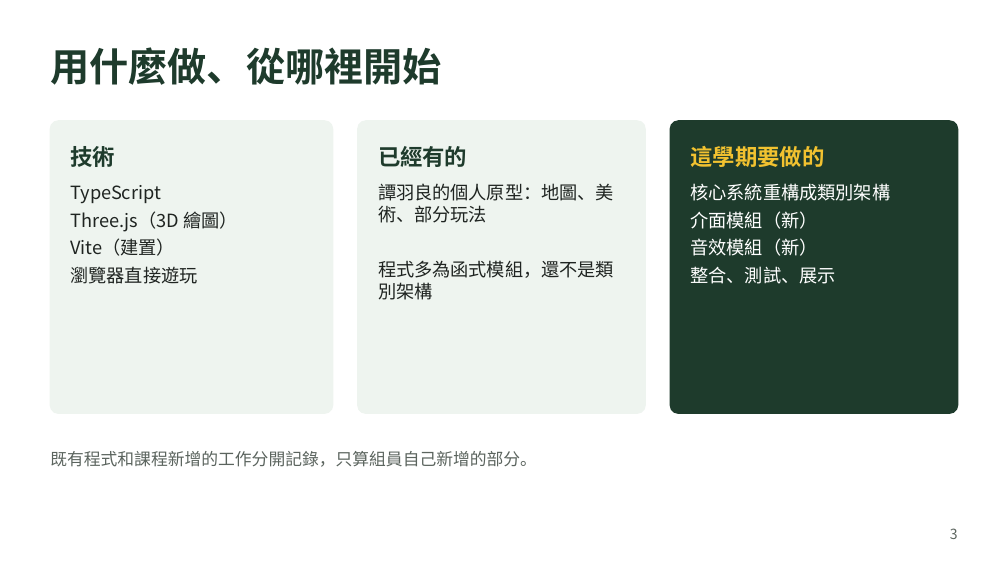
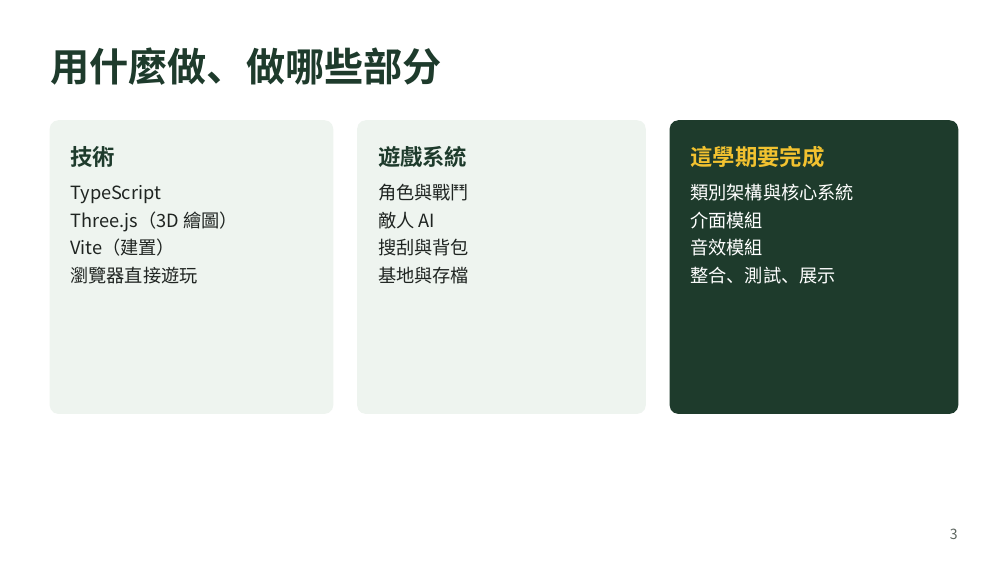
Before and after one commit to MoobyMoo/AOOP_Final_Project_Group_1, a slide deck: slide 3 of docs/AOOP_Group1_Build_Plan.pptx. Drawn at 1008x567 pixels with LibreOffice and Linux fonts; fonts in the diff are those of the drawing. Boxes give left, top, right and bottom in pixels: in the first picture for what was removed or moved away, otherwise in the second. Text is boxed around its words. In the diff, an @@ line names an element or a change of style, - is before the commit and + after.

```diff
--- a/docs/AOOP_Group1_Build_Plan.pptx
+++ b/docs/AOOP_Group1_Build_Plan.pptx
@@ text at box(50, 47, 441, 85): text changed @@
-用什麼做、從哪裡開始
+用什麼做、做哪些部分
@@ text at box(378, 146, 467, 167): text changed @@
-已經有的
+遊戲系統
@@ text at box(690, 146, 824, 167): text changed @@
-這學期要做的
+這學期要完成
@@ text at box(378, 183, 469, 284): text changed @@
-譚羽良的個人原型：地圖、美術、部分玩法
-程式多為函式模組，還不是類別架構
+角色與戰鬥
+敵人 AI
+搜刮與背包
+基地與存檔
@@ text at box(690, 183, 853, 256): text changed @@
-核心系統重構成類別架構
-介面模組（新）
-音效模組（新）
+類別架構與核心系統
+介面模組
+音效模組
@@ text removed at box(50, 451, 537, 467) @@
-既有程式和課程新增的工作分開記錄，只算組員自己新增的部分。
```
Also in this commit, not shown: 6 other files.
